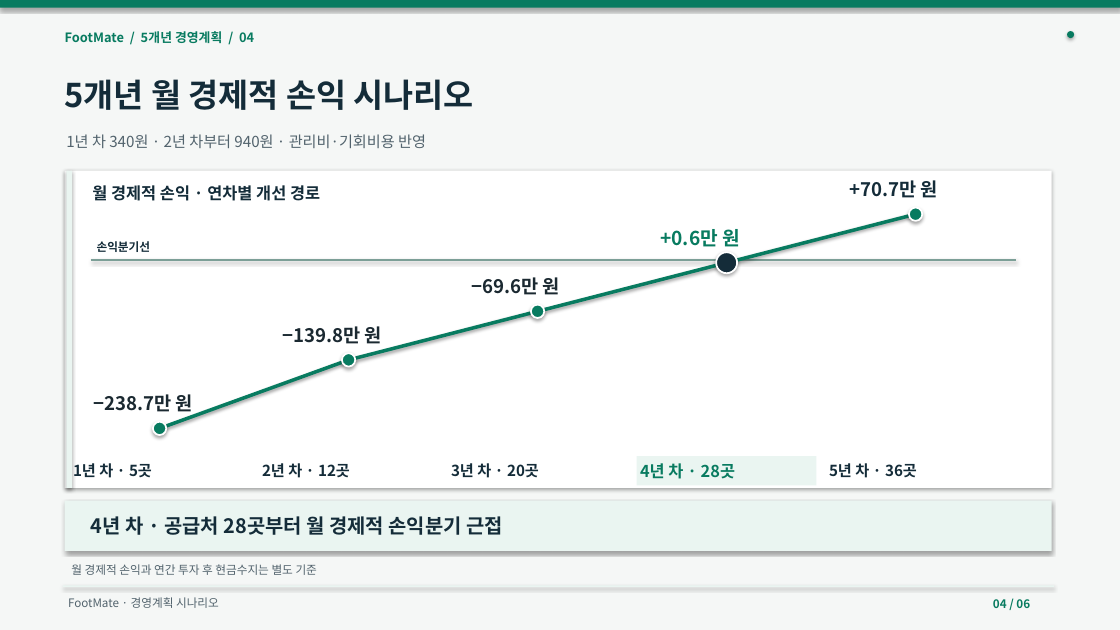
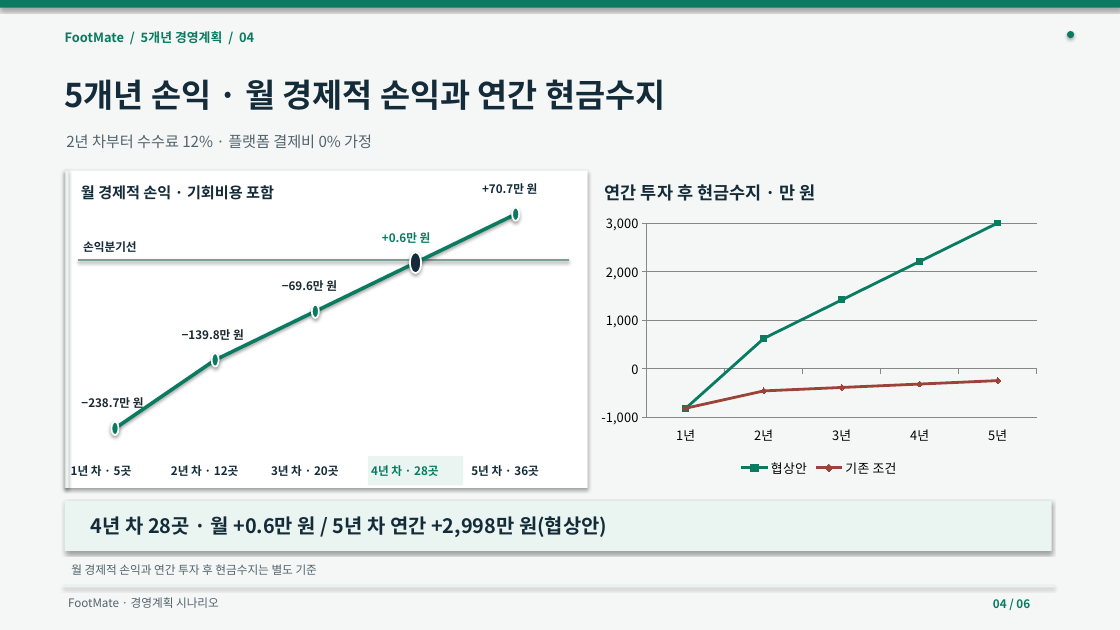
Before and after one commit to dohyunkimmm/footmate-case-study, a slide deck: slide 4 of src/case-study/downloads/footmate_5year_strategy.pptx. Drawn at 1120x630 pixels with LibreOffice and Linux fonts; fonts in the diff are those of the drawing. Boxes give left, top, right and bottom in pixels: in the first picture for what was removed or moved away, otherwise in the second. Text is boxed around its words. In the diff, an @@ line names an element or a change of style, - is before the commit and + after.

Commit message:
FootMate 본문·발표자료 개선 및 수치 교차 검증 (#19)
* Improve FootMate investment decisions, calculator and presentation decks

* Exercise calculator sensitivity and slide navigation in browser QA

* Resolve FootMate editorial and calculator QA regressions

* Verify new slide descriptions and existing evidence sections

```diff
--- a/src/case-study/downloads/footmate_5year_strategy.pptx
+++ b/src/case-study/downloads/footmate_5year_strategy.pptx
@@ text at box(65, 79, 665, 110): text changed @@
-5개년 월 경제적 손익 시나리오
+5개년 손익 · 월 경제적 손익과 연간 현금수지
@@ text at box(66, 134, 372, 148): text changed @@
-1년 차 340원 · 2년 차부터 940원 · 관리비·기회비용 반영
+2년 차부터 수수료 12% · 플랫폼 결제비 0% 가정
@@ rectangle: place and size @@
-rectangle at box(65, 171, 1052, 488)
+rectangle at box(65, 171, 588, 488)
@@ size 16 to 10 pt in 4 elements at box(81, 395, 144, 411), box(182, 329, 244, 340), box(282, 280, 337, 291), box(482, 183, 538, 194) @@
@@ text "+70.7만 원": place and size @@
-text "+70.7만 원" at box(849, 180, 938, 198)
+text "+70.7만 원" at box(482, 183, 538, 194)
@@ text at box(81, 183, 274, 203): text changed; size 14 to 13 pt @@
-월 경제적 손익 · 연차별 개선 경로
+월 경제적 손익 · 기회비용 포함
@@ ellipse: place and size @@
-ellipse at box(909, 208, 923, 221)
+ellipse at box(513, 208, 519, 221)
@@ line chart added at box(592, 208, 1046, 481) @@
+categories: 1년, 2년, 3년, 4년, 5년
+협상안: -800, 600, 1400, 2200, 3000
+기존 조건: -800, -500, -400, -300, -200
@@ text added at box(605, 184, 816, 201), 15 pt, text #142C39, bold @@
+연간 투자 후 현금수지 · 만 원
@@ text "손익분기선": place and size @@
-text "손익분기선" at box(97, 241, 151, 252)
+text "손익분기선" at box(83, 241, 137, 252)
@@ text "+0.6만 원": place and size @@
-text "+0.6만 원" at box(660, 229, 740, 247)
+text "+0.6만 원" at box(382, 232, 431, 243)
@@ text "+0.6만 원" at box(382, 232, 431, 243): size 16.4 to 10 pt @@
@@ line moved from (727, 263) - (916, 214) to (416, 263) - (516, 214) @@
@@ line moved from (91, 260) - (1017, 260) to (78, 260) - (569, 260) @@
@@ line moved from (538, 312) - (727, 263) to (315, 312) - (416, 263) @@
@@ ellipse: place and size @@
-ellipse at box(717, 252, 738, 273)
+ellipse at box(410, 252, 421, 273)
@@ text "−69.6만 원": place and size @@
-text "−69.6만 원" at box(471, 277, 560, 295)
+text "−69.6만 원" at box(282, 280, 337, 291)
@@ text "−139.8만 원": place and size @@
-text "−139.8만 원" at box(282, 326, 382, 344)
+text "−139.8만 원" at box(182, 329, 244, 340)
@@ line moved from (349, 360) - (538, 312) to (215, 360) - (315, 312) @@
@@ ellipse: place and size @@
-ellipse at box(531, 305, 544, 318)
+ellipse at box(312, 305, 318, 318)
@@ ellipse: place and size @@
-ellipse at box(342, 353, 355, 366)
+ellipse at box(212, 353, 218, 366)
@@ text "−238.7만 원": place and size @@
-text "−238.7만 원" at box(93, 394, 193, 416)
+text "−238.7만 원" at box(81, 395, 144, 411)
@@ line moved from (160, 429) - (349, 360) to (115, 429) - (215, 360) @@
@@ ellipse: place and size @@
-ellipse at box(153, 422, 166, 435)
+ellipse at box(112, 422, 118, 435)
@@ text "2년 차 · 12곳": place and size @@
-text "2년 차 · 12곳" at box(262, 463, 350, 478)
+text "2년 차 · 12곳" at box(171, 465, 238, 476)
@@ text "3년 차 · 20곳": place and size @@
-text "3년 차 · 20곳" at box(451, 463, 539, 478)
+text "3년 차 · 20곳" at box(271, 465, 338, 476)
@@ rectangle "4년 차 · 28곳": place and size @@
-rectangle "4년 차 · 28곳" at box(637, 456, 817, 486)
+rectangle "4년 차 · 28곳" at box(368, 456, 463, 486)
@@ rectangle "4년 차 · 28곳" at box(368, 456, 463, 486): size 14 to 10 pt @@
@@ size 13 to 10 pt in 4 elements at box(71, 465, 132, 476), box(171, 465, 238, 476), box(271, 465, 338, 476), box(471, 465, 538, 476) @@
@@ text "5년 차 · 36곳": place and size @@
-text "5년 차 · 36곳" at box(829, 463, 917, 478)
+text "5년 차 · 36곳" at box(471, 465, 538, 476)
@@ text at box(91, 516, 607, 537): text changed @@
-4년 차 · 공급처 28곳부터 월 경제적 손익분기 근접
+4년 차 28곳 · 월 +0.6만 원 / 5년 차 연간 +2,998만 원(협상안)
```
Also in this commit, not shown: 2 other slides changed, 13 other files.
